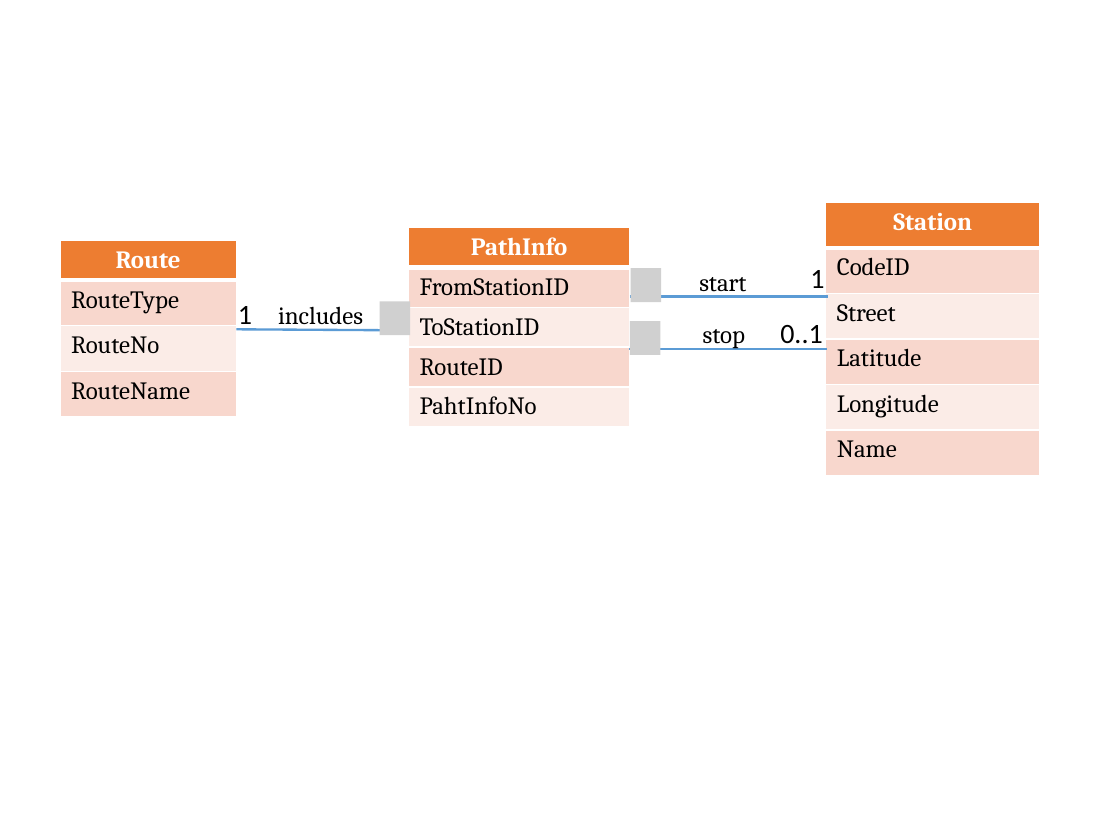
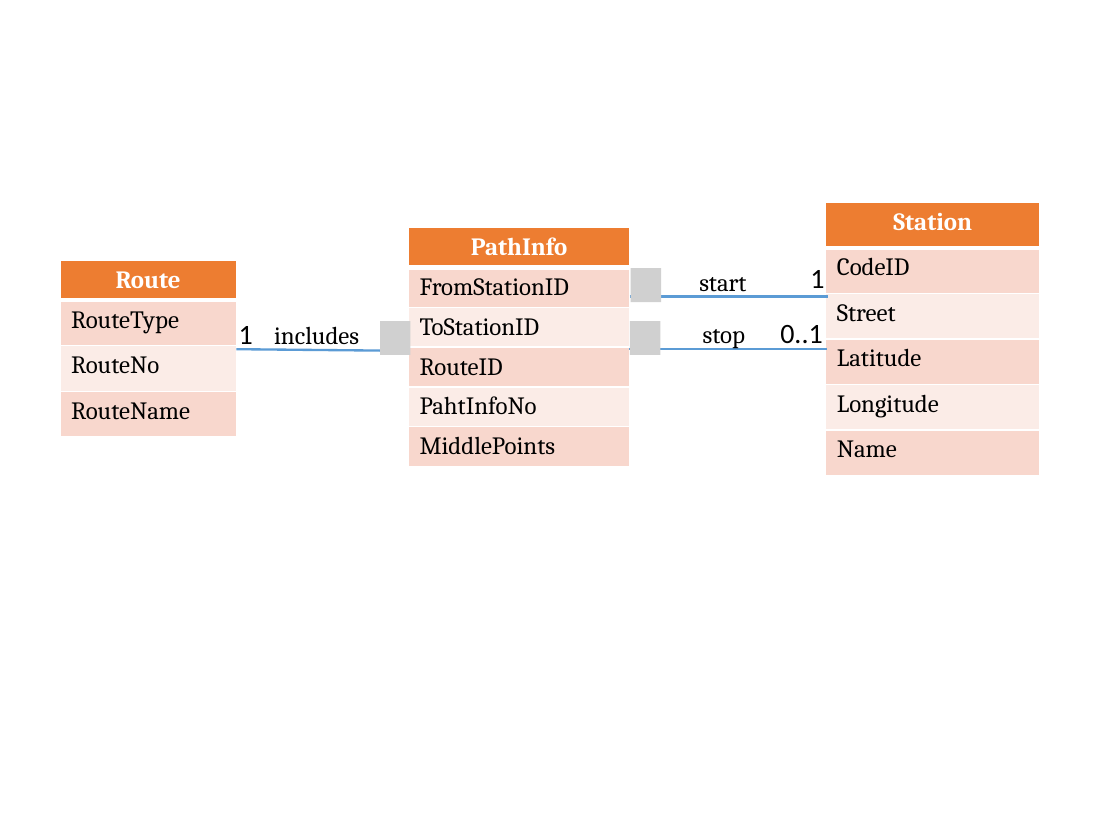
Before and after one commit to hqt/street-router, a slide deck: slide 19 of Document/presentation/parse.pptx (slide 18 before the commit). Drawn at 1120x840 pixels with LibreOffice and Linux fonts; fonts in the diff are those of the drawing; grey boxes stand for pictures. Boxes give left, top, right and bottom in pixels: in the first picture for what was removed or moved away, otherwise in the second. Text is boxed around its words. In the diff, an @@ line names an element or a change of style, - is before the commit and + after.

Commit message:
resize box route, station, trip, pathinfo

```diff
--- a/Document/presentation/parse.pptx
+++ b/Document/presentation/parse.pptx
@@ table at box(409, 227, 631, 474) @@
+row 6: MiddlePoints
@@ text "includes": place and size @@
-text "includes" at box(278, 306, 363, 330)
+text "includes" at box(274, 326, 359, 350)
@@ 1 table, 1 text, 1 line, 1 picture: place and size @@
-1 table, 1 text, 1 line, 1 picture at box(59, 241, 410, 419)
+1 table, 1 text, 1 line, 1 picture at box(59, 260, 410, 438)
```
Also in this commit, not shown: 5 other slides changed.
